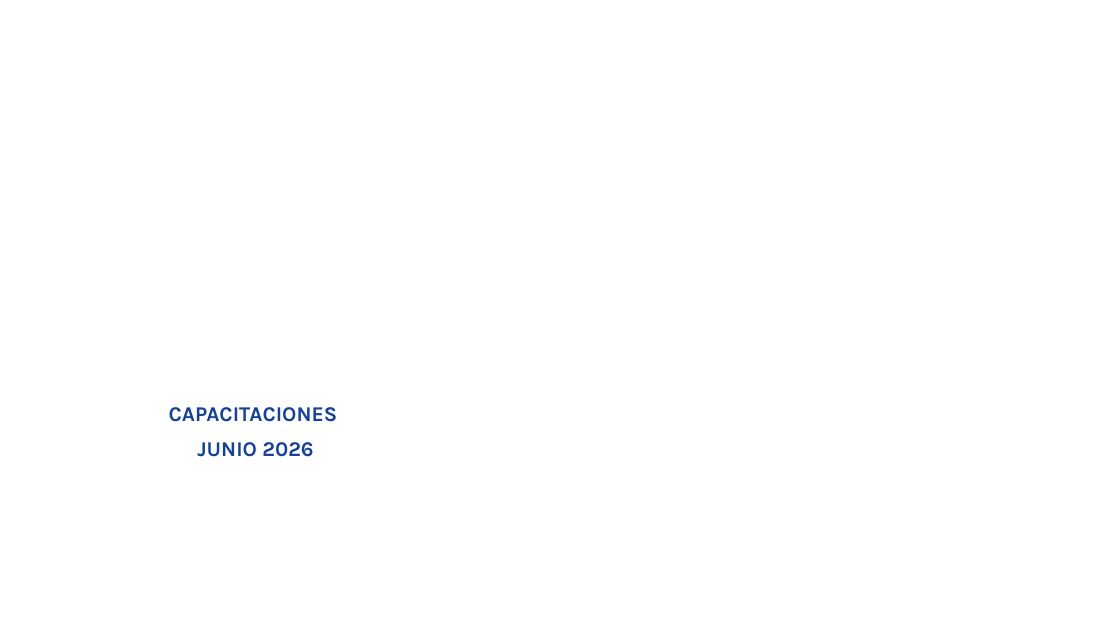
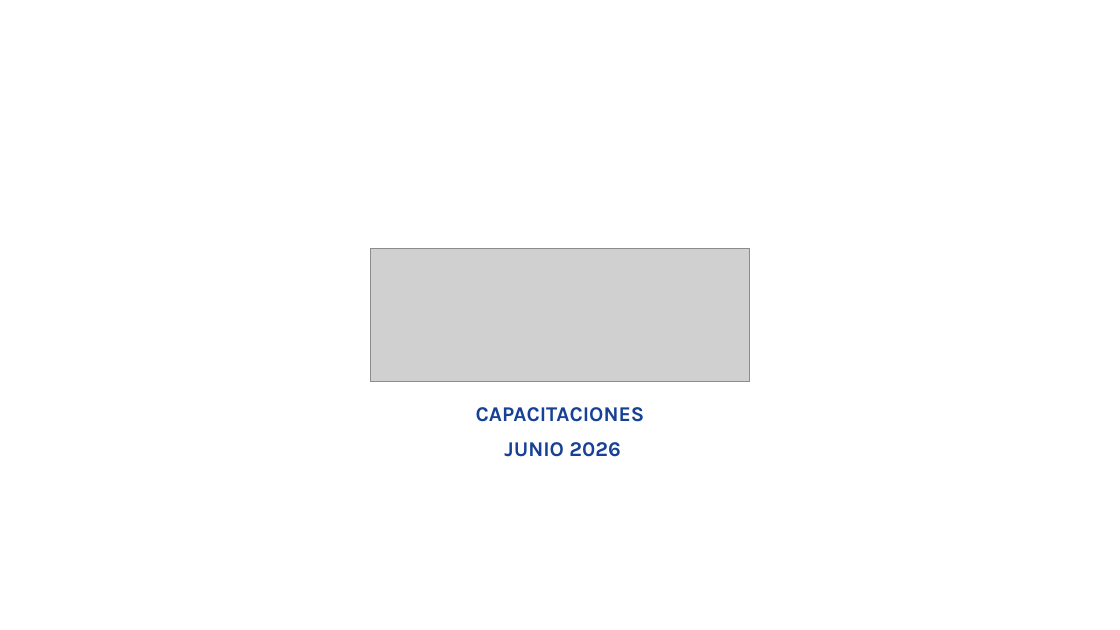
Before and after one commit to Dacbconst/Trazabilidad_seguimiento, a slide deck: slide 2 of EpsonReport/recursos/ppt/capacitaciones.pptx. Drawn at 1120x630 pixels with LibreOffice and Linux fonts; fonts in the diff are those of the drawing; grey boxes stand for pictures; background and template pictures are left out. Boxes give left, top, right and bottom in pixels: in the first picture for what was removed or moved away, otherwise in the second. Text is boxed around its words. In the diff, an @@ line names an element or a change of style, - is before the commit and + after.

```diff
--- a/EpsonReport/recursos/ppt/capacitaciones.pptx
+++ b/EpsonReport/recursos/ppt/capacitaciones.pptx
@@ picture added at <box>371,249,749,382</box> @@
@@ text "CAPACITACIONES": place and size @@
-text "CAPACITACIONES" at <box>169,407,338,457</box>
+text "CAPACITACIONES" at <box>476,407,645,457</box>
```
Also in this commit, not shown: 31 other files.
